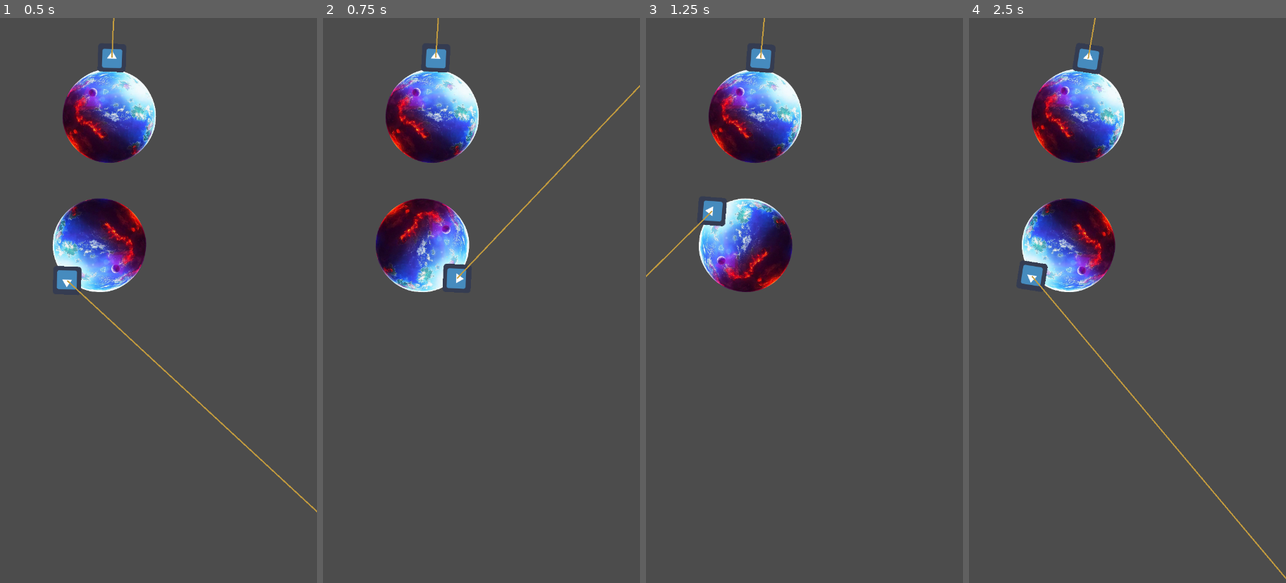
Above: before the commit, frames 1-4 (left to right).
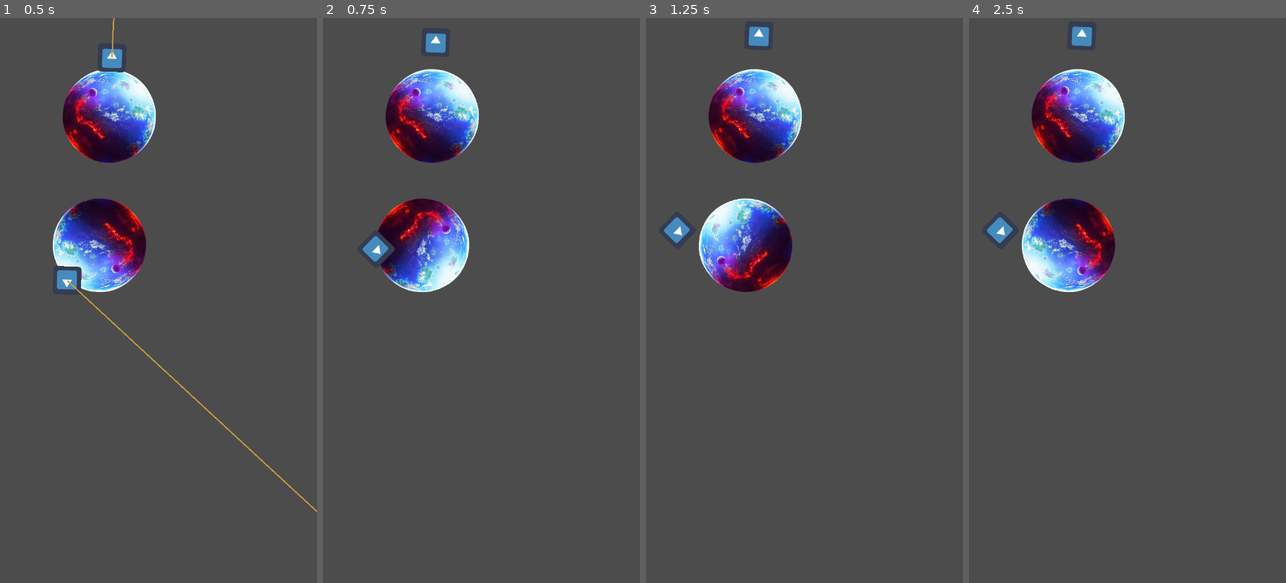
Above: after the commit, the same moments.

Repository: patryelt/RootOfEvil
Game: Godot game, scene res://scenes/Game.tscn
Same seed, same stepped clock (60 frames per second), same inputs: the game is played once before the commit and once after it. The engine's default icon, where the game draws it, is replaced by a stand-in: a white triangle on a blue panel in a dark square.
Inputs:
- Up to frame 1 (0.5 s): no input
- Up to frame 2 (0.75 s): tap Space (jump, bound only after the commit) at 0.6 s
- Up to frame 3 (1.25 s): tap Space (jump, bound only after the commit) at 0.77, 1.07 s
- Up to frame 4 (2.5 s): tap Space (jump, bound only after the commit) at 1.35, 1.52, 1.82, 2.1 s

Frame 1 is identical in both runs. In frame 2, 1.3% of the frame differs, in the area x 12-100%, y 0-48%; in frame 3, 1.1%; in frame 4, 1.4%, in the area x 5-100%, y 0-100%.
Error after the commit: Invalid get index 'direction' (on base: 'Nil'). (res://scenes/Player/Player.gd:15)

Commit message:
Add half-working jump code

Diff:
--- a/project.godot
+++ b/project.godot
@@ -26,6 +26,15 @@
 
 common/drop_mouse_on_gui_input_disabled=true
 
+[input]
+
+jump={
+"deadzone": 0.5,
+"events": [ Object(InputEventKey,"resource_local_to_scene":false,"resource_name":"","device":0,"alt":false,"shift":false,"control":false,"meta":false,"command":false,"pressed":false,"scancode":32,"physical_scancode":0,"unicode":0,"echo":false,"script":null)
+, Object(InputEventMouseButton,"resource_local_to_scene":false,"resource_name":"","device":-1,"alt":false,"shift":false,"control":false,"meta":false,"command":false,"button_mask":0,"position":Vector2( 0, 0 ),"global_position":Vector2( 0, 0 ),"factor":1.0,"button_index":1,"pressed":false,"doubleclick":false,"script":null)
+ ]
+}
+
 [physics]
 
 common/enable_pause_aware_picking=true
--- a/scenes/Player/Player.gd
+++ b/scenes/Player/Player.gd
@@ -2,12 +2,15 @@
 
 var planet : Node2D
 onready var jump_ray = $JumpRay
+var _jump_direction = Vector2.ZERO
+var _jump_speed = 0
+
 
 func _ready():
 	planet = get_parent()
 
 func _get_jump_direction():
-	var up_direction = (self.position).normalized()
+	var up_direction = self.position.normalized()
 	var forward_direction = Vector2(up_direction.y, up_direction.x)
 	if planet.direction == 1:
 		forward_direction.x = -forward_direction.x
@@ -15,14 +18,28 @@
 		forward_direction.y = -forward_direction.y
 	return up_direction.linear_interpolate(forward_direction, planet.rotation_speed)
 
-func jump():
-	var jump_direction = _get_jump_direction()
-	# TODO
+func _jump():
+	# TODO: Fix _jump_direction!
+	_jump_direction = _get_jump_direction()
+	_jump_speed = 300 + planet.rotation_speed * 1000
+	planet = null
+	var player_global_position = global_position
+	var player_global_rotation = global_rotation
+	var game_node = get_parent().get_parent()
+	get_parent().remove_child(self)
+	game_node.add_child(self)
+	global_position = player_global_position
+	global_rotation = player_global_rotation
+	jump_ray.set_point_position(1, Vector2.ZERO)
 
 func _show_jump_ray():
 	var jump_direction = _get_jump_direction()
 	jump_ray.set_point_position(1, jump_direction * 1000)
 
 func _process(delta):
-	_show_jump_ray()
-	pass
+	if planet == null:
+		position += _jump_direction * delta * _jump_speed
+	else:
+		_show_jump_ray()
+	if Input.is_action_just_pressed("jump"):
+		_jump()
